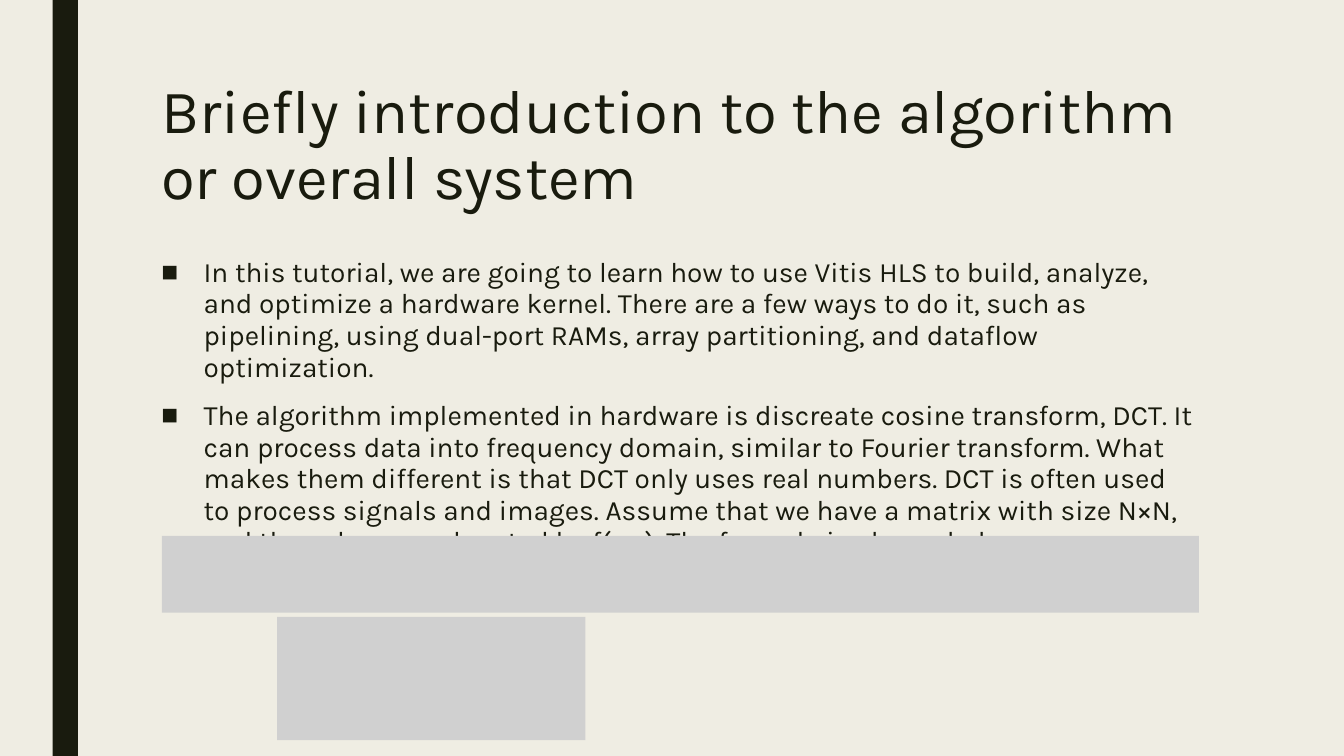
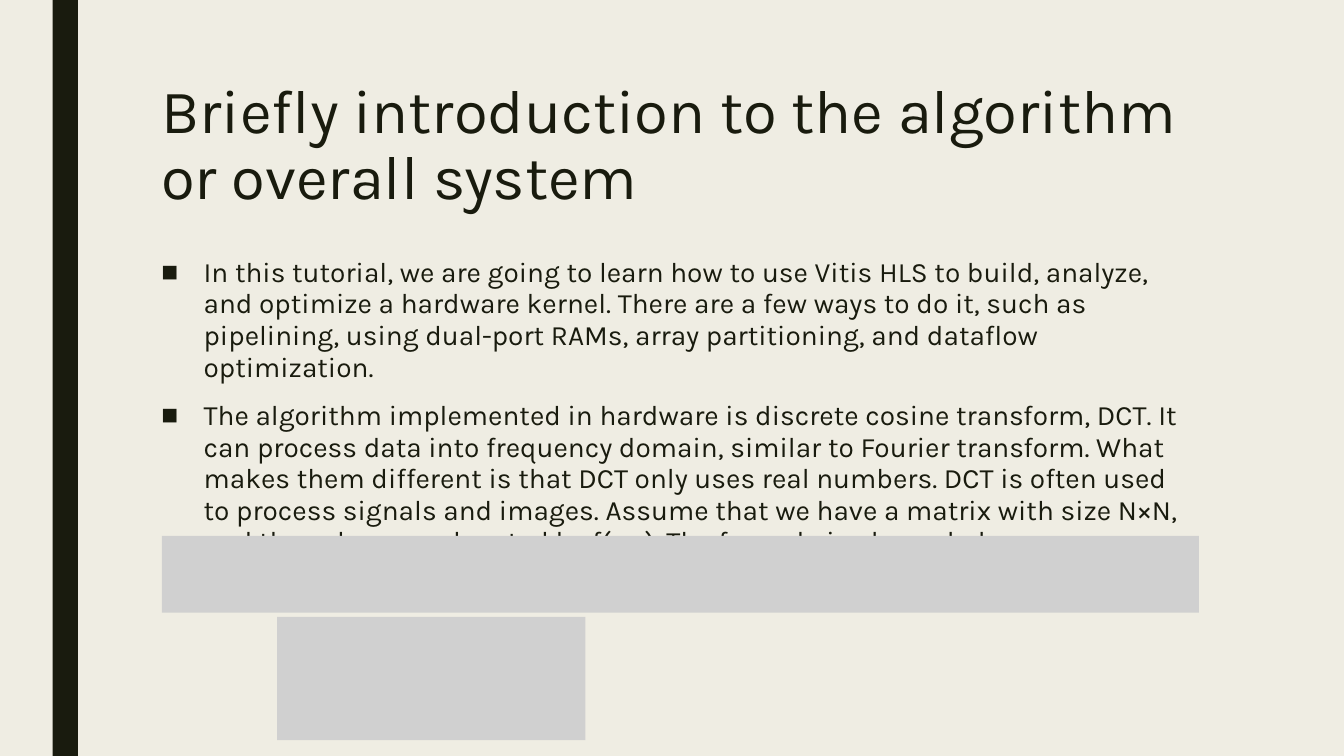
Before and after one commit to JasonYanggg/HLS, a slide deck: slide 4 of dct_prj/110061519_labA_report.pptx. Drawn at 1344x756 pixels with LibreOffice and Linux fonts; fonts in the diff are those of the drawing; grey boxes stand for pictures. Boxes give left, top, right and bottom in pixels: in the first picture for what was removed or moved away, otherwise in the second. Text is boxed around its words. In the diff, an @@ line names an element or a change of style, - is before the commit and + after.

Commit message:
update ppt

```diff
--- a/dct_prj/110061519_labA_report.pptx
+++ b/dct_prj/110061519_labA_report.pptx
@@ text at [204,405,1177,536]: text changed @@
-■ The algorithm implemented in hardware is discreate cosine transform, DCT. It can process data into frequency domain, similar to Fourier transform. What makes them different is that DCT only uses real numbers. DCT is often used to process signals and images. Assume that we have a matrix with size N×N, and the values are denoted by f(x,y). The formula is shown below.
+■ The algorithm implemented in hardware is discrete cosine transform, DCT. It can process data into frequency domain, similar to Fourier transform. What makes them different is that DCT only uses real numbers. DCT is often used to process signals and images. Assume that we have a matrix with size N×N, and the values are denoted by f(x,y). The formula is shown below.
```
